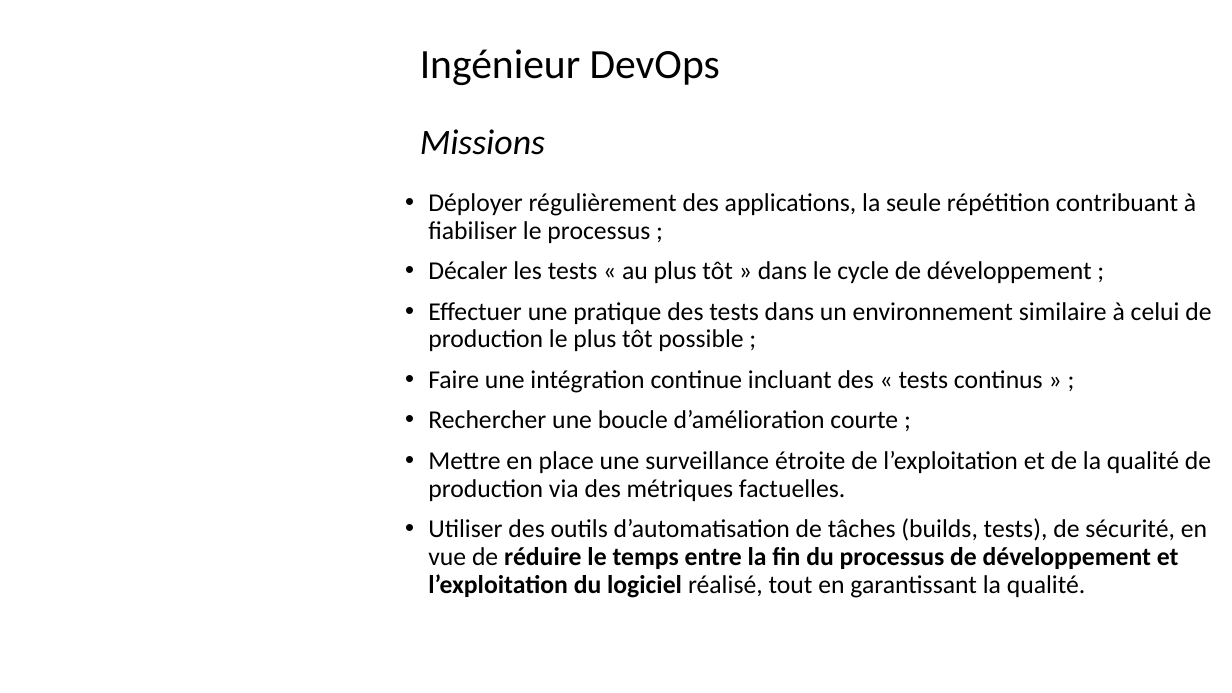
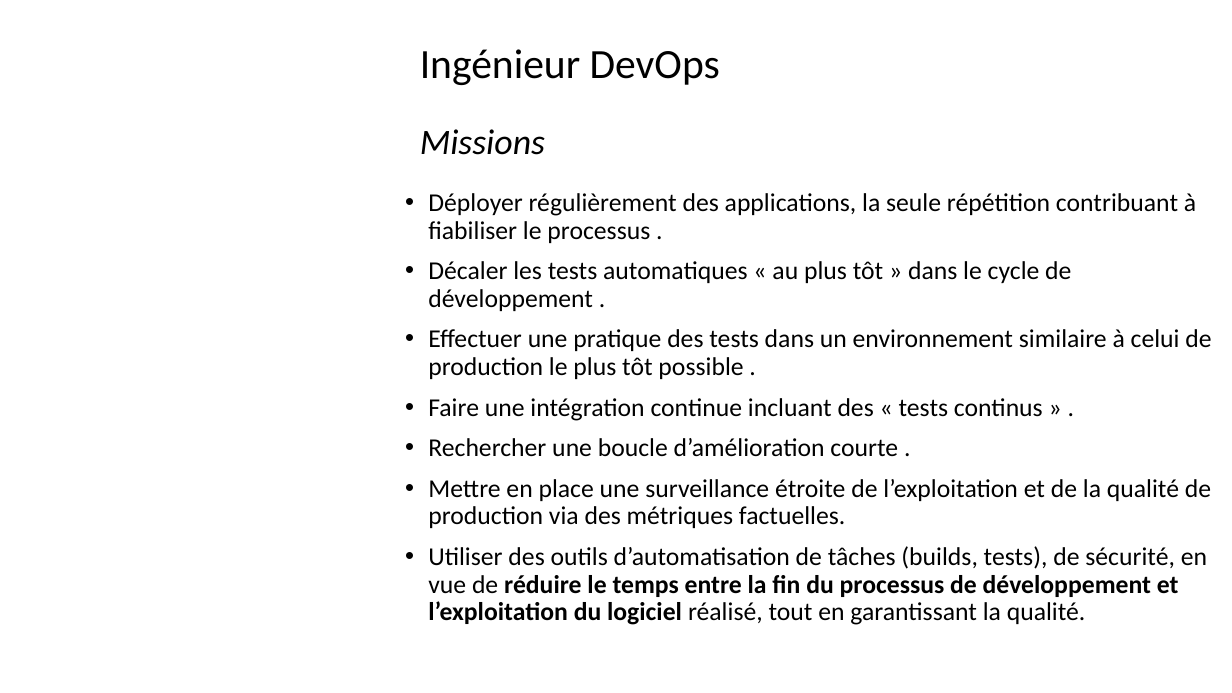
Before and after one commit to Solifred38/cv, a slide deck: slide 54 of Profils_jobs_it.pptx (slide 55 before the commit). Drawn at 1232x693 pixels with LibreOffice and Linux fonts; fonts in the diff are those of the drawing; background and template pictures are left out. Boxes give left, top, right and bottom in pixels: in the first picture for what was removed or moved away, otherwise in the second. Text is boxed around its words. In the diff, an @@ line names an element or a change of style, - is before the commit and + after.

```diff
--- a/Profils_jobs_it.pptx
+++ b/Profils_jobs_it.pptx
@@ text at (x1=428, y1=193, x2=1211, y2=457): text changed @@
-• Déployer régulièrement des applications, la seule répétition contribuant à fiabiliser le processus ;
-• Décaler les tests « au plus tôt » dans le cycle de développement ;
-• Effectuer une pratique des tests dans un environnement similaire à celui de production le plus tôt possible ;
-• Faire une intégration continue incluant des « tests continus » ;
-• Rechercher une boucle d’amélioration courte ;
+• Déployer régulièrement des applications, la seule répétition contribuant à fiabiliser le processus .
+• Décaler les tests automatiques « au plus tôt » dans le cycle de développement .
+• Effectuer une pratique des tests dans un environnement similaire à celui de production le plus tôt possible .
+• Faire une intégration continue incluant des « tests continus » .
+• Rechercher une boucle d’amélioration courte .
```
Also in this commit, not shown: 13 other slides changed, 1 slide removed.
